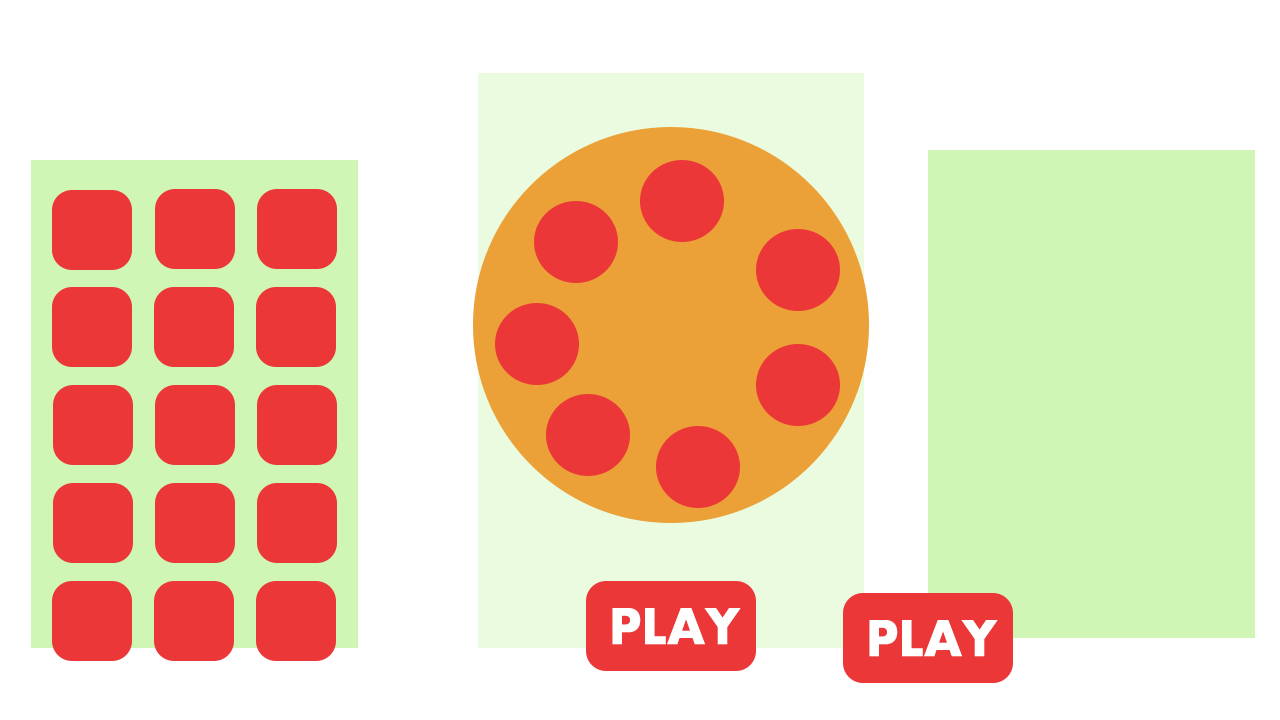
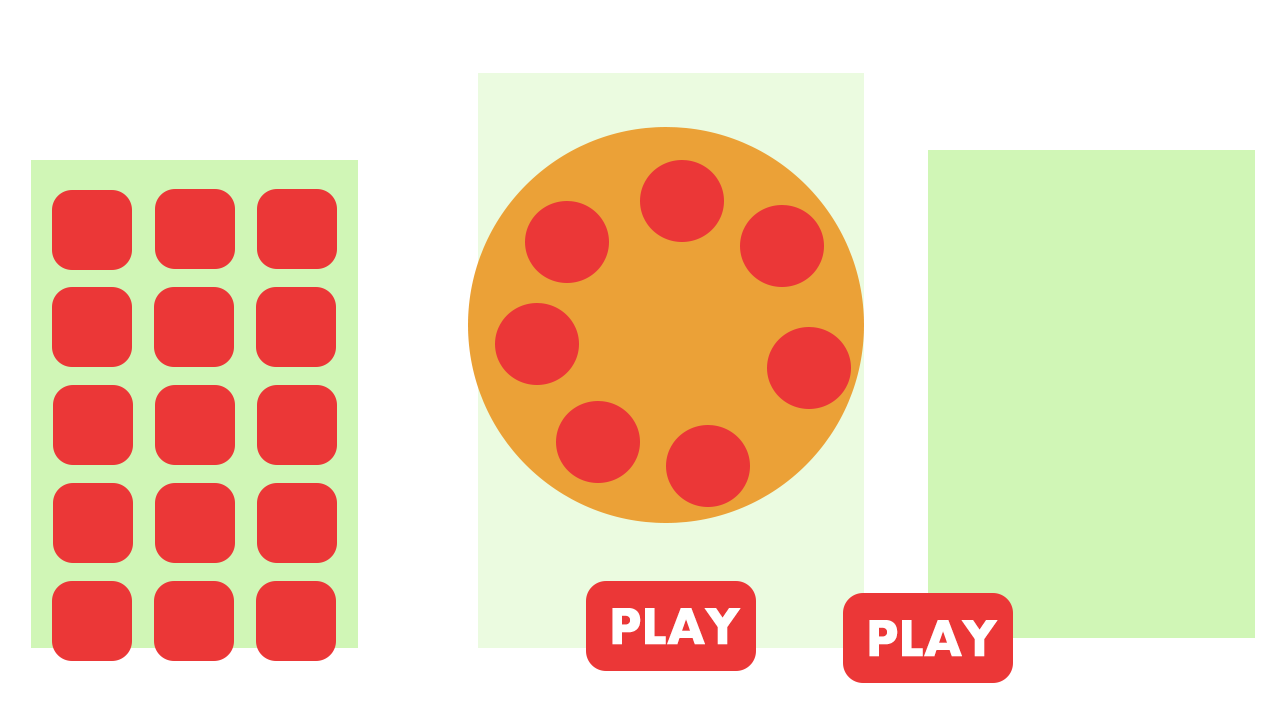
Layered file, before and after one edit (1280 x 720). Changes by layer:
painted on "椭圆 2 拷贝 6" over left=525, top=201, right=618, bottom=283
painted on "椭圆 2 拷贝 4" over left=546, top=394, right=640, bottom=483
painted on "椭圆 2 拷贝 3" over left=656, top=425, right=750, bottom=508
painted on "椭圆 2 拷贝 2" over left=756, top=327, right=851, bottom=426
painted on "椭圆 2 拷贝" over left=740, top=205, right=840, bottom=311
painted on "椭圆 1" over left=468, top=127, right=869, bottom=523
